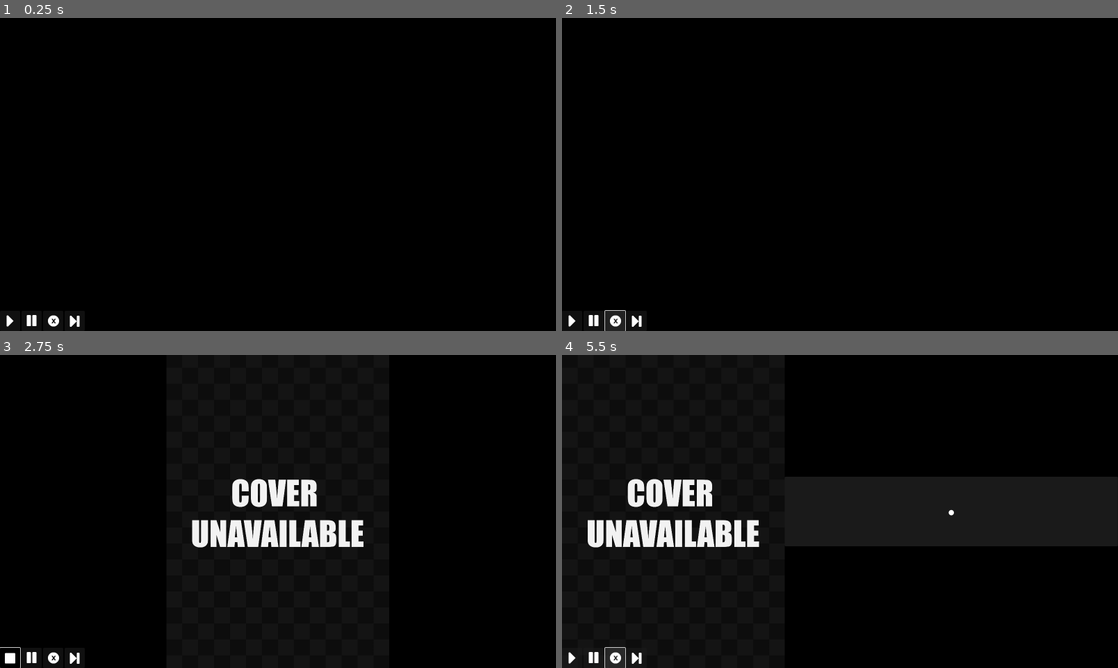
Above: before the commit, frames 1-4 (two rows, left to right).
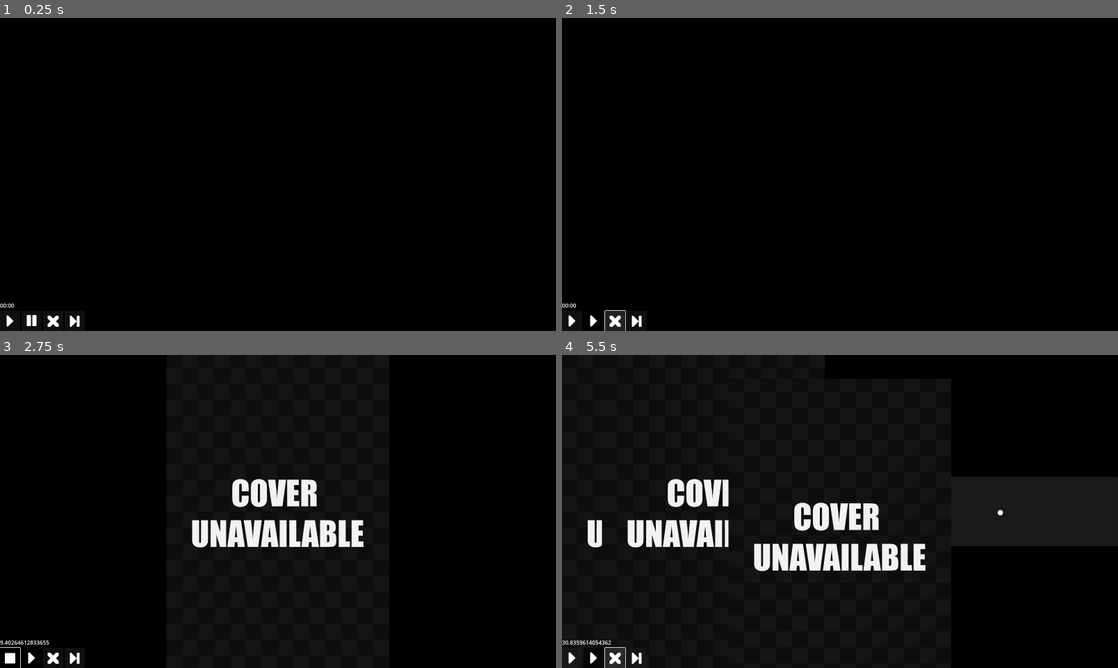
Above: after the commit, the same moments.

Repository: carter-lilley/game_shuffler
Game: Godot game, scene res://Scenes/modes/mode_grabbag.tscn
The game is run twice, just before and just after one commit, with the same random seed, the same clock (stepped at 60 frames per second) and the same inputs. This scene is started directly instead of the project's main scene.
Inputs (mouse positions are in pixels of both pictures, inside the frame that each line leads up to):
- Up to frame 1 (0.25 s): no input
- Up to frame 2 (1.5 s): click (595, 321) at 0.5 s; click (617, 321) at 1.25 s
- Up to frame 3 (2.75 s): click (11, 658) at 2 s
- Up to frame 4 (5.5 s): click (573, 658) at 2.75 s; click (634, 658) at 3.5 s; click (634, 658) at 4.25 s; click (617, 658) at 5 s

The runs differ from the first frame. In frame 1, less than 0.1% of the frame differs, in the area x 0-11%, y 91-99%; in frame 2, 0.1%; in frame 3, 0.2%; in frame 4, 5.7%, in the area x 0-80%, y 39-99%.
Error before the commit: Modulo by zero error in operator '%'. (res://Globals/globals.gd:42)
Error after the commit: Modulo by zero error in operator '%'. (res://Globals/globals.gd:51)

Commit message:
Pause, Skip, Stop, Remove implementation

Diff:
--- a/Globals/globals.gd
+++ b/Globals/globals.gd
@@ -1,23 +1,32 @@
 extends Node
 var timer_list: Array
 
-func kill_timers():
+func timers_pause(state : bool):
+	for timer in timer_list:
+		if timer.is_inside_tree():
+			timer.set_paused(state)
+			print(timer, " set to ",state)
+
+func timers_kill():
 	for timer in timer_list:
 		if timer.is_inside_tree():
 			timer.stop()
 			timer.queue_free()
-			print("Timer stopped and queued for deletion")
+			timer_list.erase(timer)
+			print(timer, " stopped and queued for deletion")
 
-func create_timer(secs: float, function: Callable, arg: Variant):
+func create_timer(secs: float, function: Callable, arg: Variant = null):
 	var timer = Timer.new()
 	timer.wait_time = secs
 	timer.one_shot = true
 	timer.autostart = true
 	add_child(timer)  # Add the timer as a child of the current node (assuming this is a Node or Control)
 	# Connect the timeout signal to call the specified function
-	timer.timeout.connect(function.bind(arg))
+	if arg:
+		timer.timeout.connect(function.bind(arg))
+	else:
+		timer.timeout.connect(function)
 	timer_list.append(timer)
-	print(timer_list)
 	return timer
 
 func dir_contents(path) -> PackedStringArray:
--- a/Globals/user_settings.gd
+++ b/Globals/user_settings.gd
@@ -1,6 +1,12 @@
 extends Node
 
-var bag_size: int = 12
+func _ready() -> void:
+	get_window().size = screen_size
+
+#1600, 900
+var screen_size: Vector2 = Vector2(1600,900)
+#-------------------------------
+var bag_size: int = 4
 var round_time_min : float = 10.0
 var round_time_max : float = 45.0
 #-------------------------------
--- a/Scenes/modes/mode_grabbag.tscn
+++ b/Scenes/modes/mode_grabbag.tscn
@@ -4,8 +4,8 @@
 [ext_resource type="Texture2D" uid="uid://dhelt10flog05" path="res://Sprites/ui_icons/1x/pause.png" id="1_4rgtf"]
 [ext_resource type="Script" path="res://Globals/user_settings.gd" id="2_0als8"]
 [ext_resource type="AudioStream" uid="uid://cjade33mfa1sg" path="res://Sounds/Chime.wav" id="3_tanc2"]
+[ext_resource type="Texture2D" uid="uid://obmpq4l4uwm5" path="res://Sprites/ui_icons/1x/cross.png" id="4_2ucpa"]
 [ext_resource type="Texture2D" uid="uid://b022tynb5hjol" path="res://Sprites/ui_icons/1x/forward.png" id="4_urtub"]
-[ext_resource type="Texture2D" uid="uid://4f85a5ftp6fn" path="res://Sprites/ui_icons/1x/buttonX.png" id="5_t5biw"]
 [ext_resource type="Texture2D" uid="uid://j4cmw1ripp26" path="res://Sprites/ui_icons/1x/next.png" id="6_r3txv"]
 
 [node name="grab_bag" type="Control"]
@@ -30,6 +30,10 @@
 layout_mode = 2
 alignment = 2
 
+[node name="Label" type="Label" parent="HBoxContainer/VBoxContainer"]
+layout_mode = 2
+text = "00:00"
+
 [node name="HBoxContainer" type="HBoxContainer" parent="HBoxContainer/VBoxContainer"]
 layout_mode = 2
 
@@ -41,11 +45,12 @@
 
 [node name="Pause" type="Button" parent="HBoxContainer/VBoxContainer/HBoxContainer"]
 layout_mode = 2
+toggle_mode = true
 icon = ExtResource("1_4rgtf")
 
 [node name="Remove" type="Button" parent="HBoxContainer/VBoxContainer/HBoxContainer"]
 layout_mode = 2
-icon = ExtResource("5_t5biw")
+icon = ExtResource("4_2ucpa")
 
 [node name="Skip" type="Button" parent="HBoxContainer/VBoxContainer/HBoxContainer"]
 layout_mode = 2
@@ -58,3 +63,6 @@
 stream = ExtResource("3_tanc2")
 
 [connection signal="toggled" from="HBoxContainer/VBoxContainer/HBoxContainer/Start" to="." method="_toggled"]
+[connection signal="toggled" from="HBoxContainer/VBoxContainer/HBoxContainer/Pause" to="." method="_pause"]
+[connection signal="pressed" from="HBoxContainer/VBoxContainer/HBoxContainer/Remove" to="." method="_remove"]
+[connection signal="pressed" from="HBoxContainer/VBoxContainer/HBoxContainer/Skip" to="." method="_skip"]
--- a/Scripts/mode_grabbag.gd
+++ b/Scripts/mode_grabbag.gd
@@ -1,80 +1,117 @@
 extends Control
 
 @onready var sound_player = $AudioStreamPlayer2D
+@onready var time_label = $HBoxContainer/VBoxContainer/Label
 @onready var btn_start = $HBoxContainer/VBoxContainer/HBoxContainer/Start
+@onready var btn_pause = $HBoxContainer/VBoxContainer/HBoxContainer/Pause
+
+@onready var icon_play = preload("res://Sprites/ui_icons/1x/forward.png")
+@onready var icon_stop = preload("res://Sprites/ui_icons/1x/stop.png")
+@onready var icon_pause = preload("res://Sprites/ui_icons/1x/pause.png")
+
+var pssuspend_path = ProjectSettings.globalize_path("res://tools/pssuspend.exe")
 
 var system_list: PackedStringArray
 var prc_list: Array
+var prc_blank : Dictionary = {
+	"name": "",
+	"plat": "",
+	"args": PackedStringArray(),
+	"pid": 0,
+	"active": false
+}
+
 func _ready() -> void:
-	fill_prc_list(usersettings.bag_size)
-	system_list = exclude_sys(globals.dir_contents(usersettings.rom_dir), ["gc", "n3ds","ps2","ps3","psvita","psx","switch","wii","wiiu", "xbox", "xbox360"])
+	system_list = exclude_sys(globals.dir_contents(usersettings.rom_dir), ["gc", "n3ds","ps2","ps3","psvita","switch","wii","wiiu", "xbox", "xbox360"])
 	for i in range(usersettings.bag_size):
-		var curr_sys: String = globals.rand_string(system_list)
-		var curr_sys_dir: String = usersettings.rom_dir + "\\" + curr_sys
-
-		var curr_core = match_core(curr_sys)
-
-		var games_arr: PackedStringArray = DirAccess.get_files_at(curr_sys_dir)
-		var curr_game: String = globals.rand_string(games_arr)
-		prc_list[i]["name"] = globals.sanitize_string(curr_game)
-		prc_list[i]["plat"] = curr_sys
-		var args: PackedStringArray = ["-L" , usersettings.ra_cores_dir + curr_core , usersettings.rom_dir + "\\" + curr_sys + "\\" + curr_game]
-		prc_list[i]["args"] = args
-	#print(prc_list)
-
-func nextGame(last_pid: int):
+		var entry = rollGame()
+		prc_list.append(entry)
+	print(prc_list)
+
+func rerollGame(i : int):
+	print("Rerolling ", prc_list[i]["name"],"...new result:")
+	if i < 0 or i >= prc_list.size():
+		print("Reroll index out of bounds.")
+		return
+	var new_game = rollGame()
+	prc_list[i] = new_game
+	print(prc_list[i])
+
+func rollGame() -> Dictionary:
+	var curr_sys: String = globals.rand_string(system_list)
+	var curr_sys_dir: String = usersettings.rom_dir + "\\" + curr_sys
+	var curr_core = match_core(curr_sys)
+	var games_arr: PackedStringArray = DirAccess.get_files_at(curr_sys_dir)
+	var curr_game: String = globals.rand_string(games_arr)
+	var args: PackedStringArray = ["-L" , usersettings.ra_cores_dir + curr_core , usersettings.rom_dir + "\\" + curr_sys + "\\" + curr_game]
+#	Create new dictionary (Process entry)
+	var newGame: Dictionary = {}
+	newGame["name"] = globals.sanitize_string(curr_game)
+	newGame["plat"] = curr_sys
+	newGame["args"] = args
+	newGame["pid"] = 0
+	newGame["active"] = false
+	return newGame
+
+var curr_timer: Timer
+func _process(delta: float) -> void:
+	if curr_timer:
+		time_label.text = str(curr_timer.time_left)
+
+var last_pid : int = -1
+func startGame(id : int):
 	sound_player.play()
-	var pssuspend_path = ProjectSettings.globalize_path("res://tools/pssuspend.exe")
-	var curr_id = randi() % usersettings.bag_size
-	print("Current game: ",prc_list[curr_id]["name"]," Current_ID: ", curr_id, " Last_PID: ", last_pid)
+	print("Current game: ",prc_list[id]["name"]," Current_ID: ", id, " Last_PID: ", last_pid)
+	suspendPrc(last_pid)
+	#loop through and suspend matching PRCs (Update active status, etc)
+	#Find the current process. if this process is new, create & assign it - else, resume it
+	var curr_prc = prc_list[id]
+	if curr_prc["pid"] == 0:
+		curr_prc["pid"] = OS.create_process(usersettings.ra, curr_prc["args"])
+		if curr_prc["pid"] != 0:
+			curr_prc["active"] = true
+			print("Creating Process: ", curr_prc["pid"])
+			var game_qry = await IGDB.query_game(prc_list[id]["name"],prc_list[id]["plat"])
+			if game_qry["name"] == "":
+				notifman.notif_intro(game_qry["tex"], prc_list[id]["name"], str(prc_list[id]["plat"]), str(game_qry["release"]))
+			else:
+				notifman.notif_intro(game_qry["tex"], game_qry["name"], str(prc_list[id]["plat"]), str(game_qry["release"]))
+		else:
+			print("Failed to create new process.")
+	else:
+		resumePrc(id)
+	last_pid = prc_list[id]["pid"]
+	bringtofront(prc_list[id]["pid"])
+	curr_timer = globals.create_timer(randf_range(usersettings.round_time_min, usersettings.round_time_max),startGame)
+
+func resumePrc(pid):
+	if !prc_list[pid]["active"]:
+		prc_list[pid]["active"] = true
+		var resume = PackedStringArray(["-r", prc_list[pid]["pid"]])
+		var result = OS.execute(pssuspend_path,resume, [], true)
+		if result != OK:
+			print("Failed to resume process: ", prc_list[pid]["pid"])
+		else:
+			print("Resuming Process: ", prc_list[pid]["pid"])
+
+func suspendPrc(pid):
 	for prc_info in prc_list:
-	#suspend all active processes..
-		if prc_info["pid"] == last_pid:
+		if prc_info["pid"] == pid:
 			prc_info["active"] = false
-			var suspend = PackedStringArray([last_pid])
+			var suspend = PackedStringArray([pid])
 			var result = OS.execute(pssuspend_path,suspend, [], true)
 			if result != OK:
 				print("Failed to suspend process: ", prc_info["pid"])
 			else:
 				print("Suspending Process: ", prc_info["pid"])
-	#find the current process. if this process is new, create & assign it - else, resume it
-		if prc_info["id"] == curr_id:
-			if prc_info["pid"] == 0:
-				prc_info["pid"] = OS.create_process(usersettings.ra, prc_info["args"])
-				if prc_info["pid"] != 0:
-					prc_info["active"] = true
-					print("Creating Process: ", prc_info["pid"])
-					var game_qry = await IGDB.query_game(prc_list[curr_id]["name"],prc_list[curr_id]["plat"])
-					if game_qry["name"] == "":
-						notifman.notif_intro(game_qry["tex"], prc_list[curr_id]["name"], str(prc_list[curr_id]["plat"]), str(game_qry["release"]))
-					else:
-						notifman.notif_intro(game_qry["tex"], game_qry["name"], str(prc_list[curr_id]["plat"]), str(game_qry["release"]))
-				else:
-					print("Failed to create new process.")
-			else:
-				if !prc_info["active"]:
-					prc_info["active"] = true
-					var resume = PackedStringArray(["-r", prc_info["pid"]])
-					var result = OS.execute(pssuspend_path,resume, [], true)
-					if result != OK:
-						print("Failed to resume process: ", prc_info["pid"])
-					else:
-						print("Resuming Process: ", prc_info["pid"])
-				else:
-					pass
-	#print(prc_list)
-	last_pid = prc_list[curr_id]["pid"]
-	bringWindowToFront(prc_list[curr_id]["pid"])
-	globals.create_timer(randf_range(usersettings.round_time_min, usersettings.round_time_max),nextGame, last_pid)
-
-@onready var icon_start = preload("res://Sprites/ui_icons/1x/forward.png")
-@onready var icon_stop = preload("res://Sprites/ui_icons/1x/stop.png")
+
 func _toggled(on: bool) -> void:
 	if on:
 		btn_start.icon = icon_stop
-		nextGame(-1)
+		var new_id = randi() % usersettings.bag_size
+		startGame(new_id)
 	else:
-		btn_start.icon = icon_start
+		btn_start.icon = icon_play
 		shutdown()
 
 func shutdown():
@@ -82,22 +119,34 @@
 		if prc_info["pid"] != 0:
 			OS.kill(prc_info["pid"])
 			print("Killed PID: ",prc_info["pid"])
-	globals.kill_timers()
-
-#------- UTILITY FUNCTIONS
-func fill_prc_list(x: int):
-	for i in range(x):
-		var prc_info = {
-			"id": i,
-			"name": "",
-			"plat": "",
-			"args": PackedStringArray(),
-			"pid": 0,
-			"active": false  # or false, depending on your initial state
-		}
-		prc_list.append(prc_info)
-
-func bringWindowToFront(pid: int):
+	globals.timers_kill()
+
+func _pause(state: bool) -> void:
+	if state:
+		btn_pause.icon = icon_play
+	else:
+		btn_pause.icon = icon_pause
+	globals.timers_pause(state)
+
+func _skip() -> void:
+		var new_id: int
+		# Loop until a valid new_id is found
+		while true:
+			new_id = randi() % usersettings.bag_size
+			if prc_list[new_id]["pid"] != last_pid:
+				break
+		# Proceed with the new valid ID
+		startGame(new_id)
+
+func _remove() -> void:
+	for i in range(prc_list.size()):
+		var entry = prc_list[i]
+		if entry.has("pid") and entry["pid"] == last_pid:
+			OS.kill(last_pid)
+			rerollGame(i)
+			startGame(i)
+
+func bringtofront(pid: int):
 	var bringgtofront_path = ProjectSettings.globalize_path("res://tools/bringtofront.ps1")
 	#print(bringgtofront_path)
 	var args = [
@@ -107,14 +156,7 @@
 	]
 	var output = []
 	var exit_code = OS.execute("powershell.exe", args, output, true)
-	if exit_code == 0:
-		print("PowerShell script executed successfully.")
-		print("Output:")
-		print(output)  # Output array contains the entire shell output as a single String element
-	else:
-		print("Error executing PowerShell script.")
-		print("Error Output:")
-		print(output)  # Output array contains the error message if execution fails
+	print("Output:", output)  # Output array contains the entire shell output as a single String element
 
 func match_core(sys : String) -> String:
 	var current_core: String
